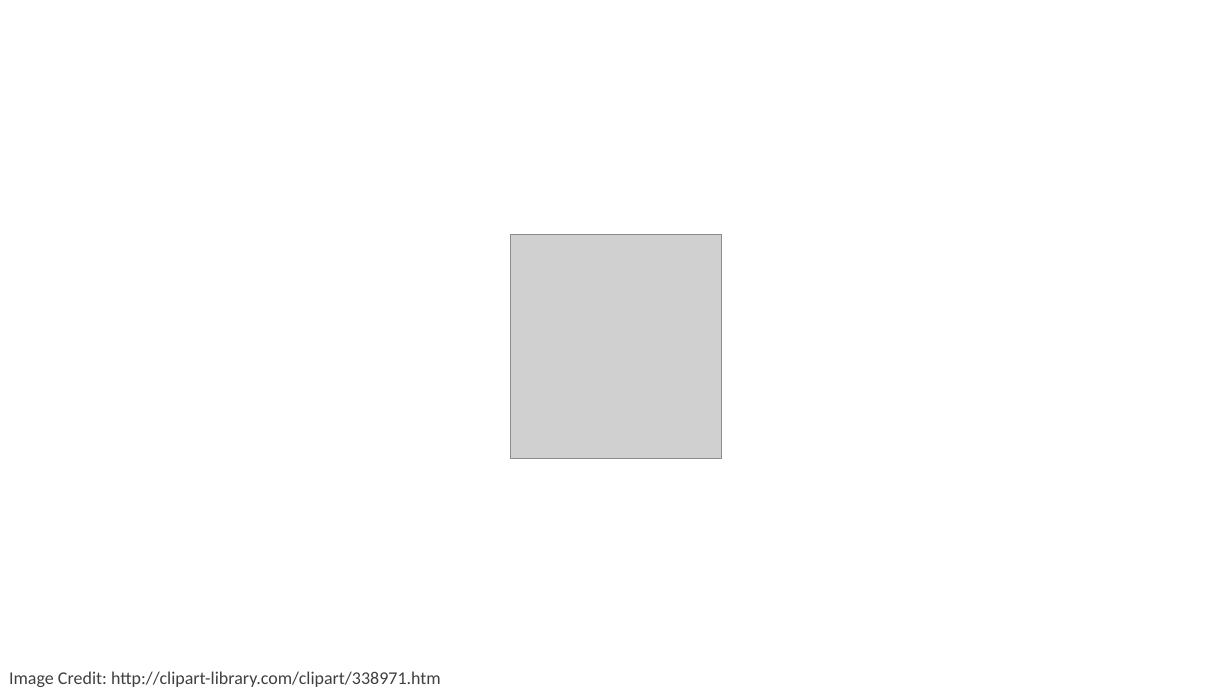
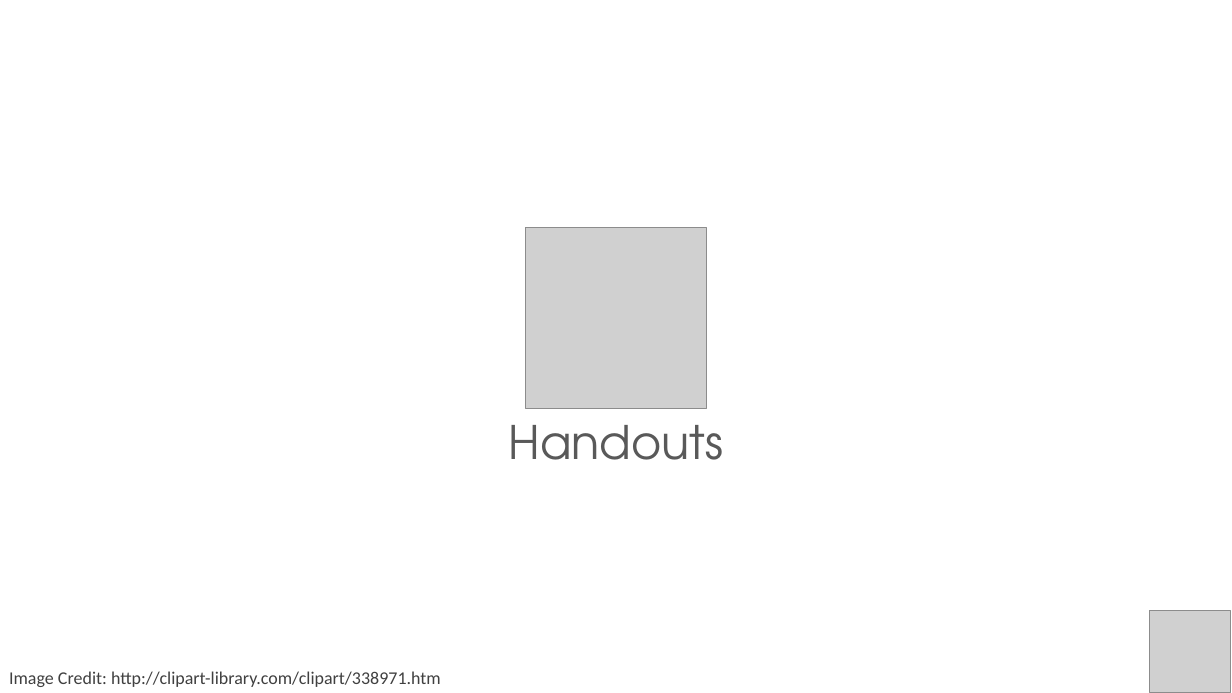
Before and after one commit to PracticumAI/transfer, a slide deck: slide 6 of presentations/02_transfer_learn.pptx. Drawn at 1232x693 pixels with LibreOffice and Linux fonts; fonts in the diff are those of the drawing; grey boxes stand for pictures. Boxes give left, top, right and bottom in pixels: in the first picture for what was removed or moved away, otherwise in the second. Text is boxed around its words. In the diff, an @@ line names an element or a change of style, - is before the commit and + after.

```diff
--- a/presentations/02_transfer_learn.pptx
+++ b/presentations/02_transfer_learn.pptx
@@ picture: place and size @@
-picture at (510, 235, 722, 458)
+picture at (526, 227, 707, 409)
@@ text added at (509, 425, 724, 460), 36 pt, text #595959 @@
+Handouts
@@ picture added at (1150, 611, 1231, 693) @@
```
Also in this commit, not shown: 14 other slides changed.
